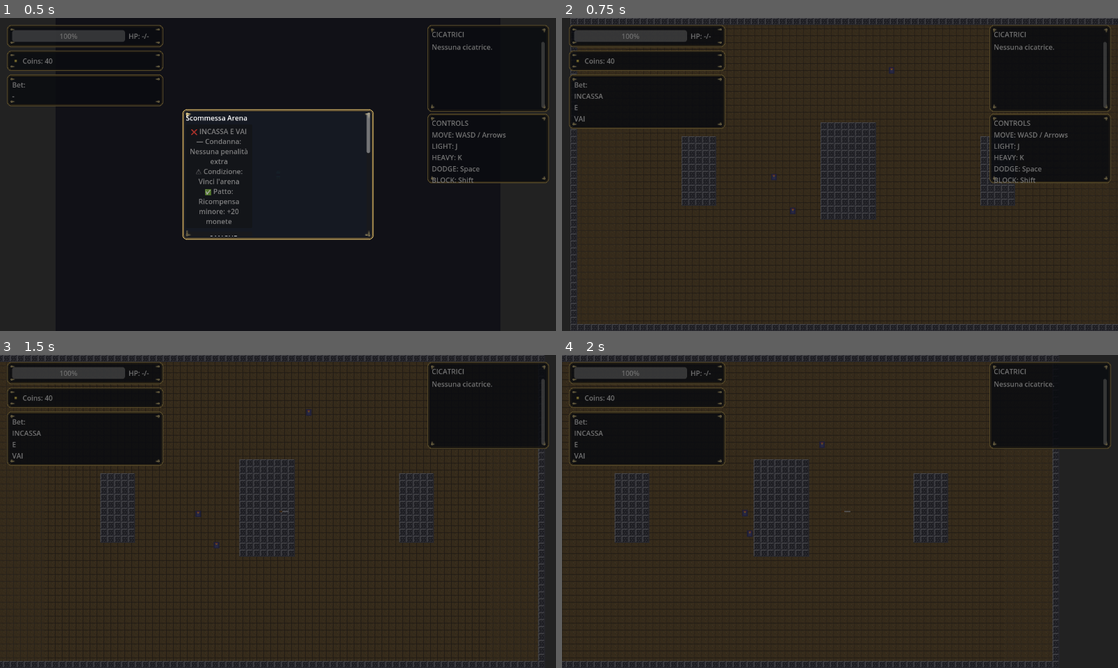
Above: before the commit, frames 1-4 (two rows, left to right).
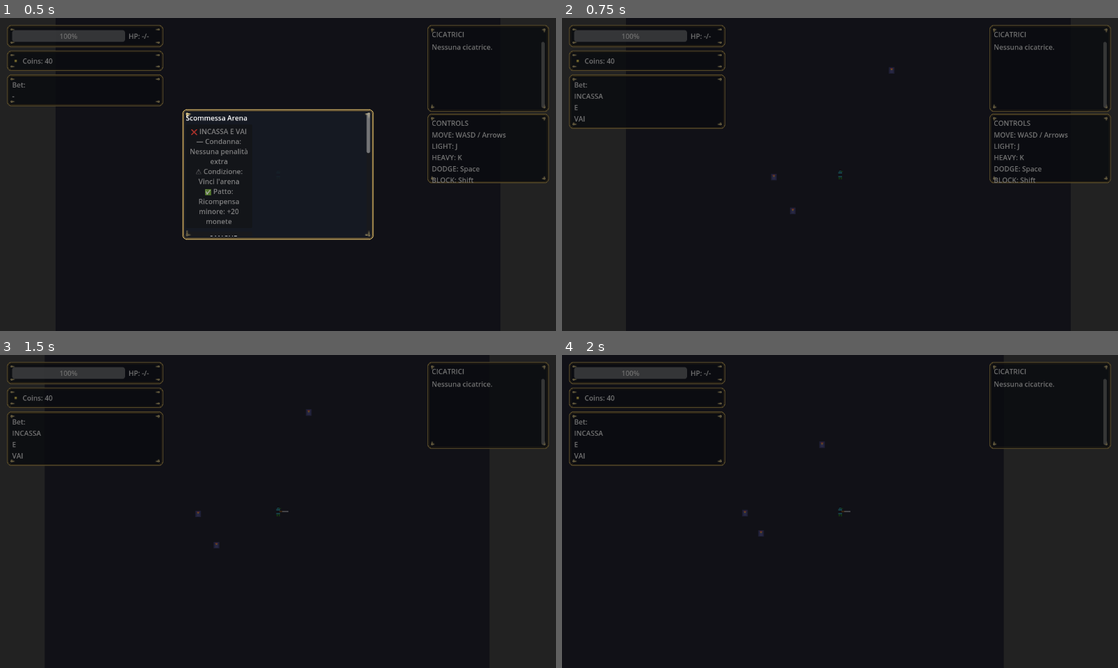
Above: after the commit, the same moments.

Repository: Faratas410/Gallicus-2.0
Game: Godot game, scene res://scenes/Main.tscn
Same seed, same stepped clock (60 frames per second), same inputs: the game is played once before the commit and once after it.
Inputs (mouse positions are in pixels of both pictures, inside the frame that each line leads up to):
- Up to frame 1 (0.5 s): no input
- Up to frame 2 (0.75 s): click "❌ INCASSA E VAI — Condanna: N…" at 0.5 s
- Up to frame 3 (1.5 s): tap Enter at 1.25 s; move the mouse to (400, 495) at 1.27 s; hold D (move_right) from 1.28 s (still down); tap K (attack_heavy) at 1.35 s; click (400, 495) at 1.42 s
- Up to frame 4 (2 s): keep holding D (move_right)

Frame 1 is identical in both runs. In frame 2, 52% of the frame differs, in the area x 1-100%, y 0-100%; in frame 3, 54%; in frame 4, 59%, in the area x 0-90%, y 0-100%.
Error after the commit: Parse Error: Identifier "collision_layer" not declared in the current scope. (res://scripts/arena_tilemap.gd:22)

Commit message:
Fix entity visibility and tilemap collisions

Diff:
--- a/scenes/Player.tscn
+++ b/scenes/Player.tscn
@@ -27,6 +27,7 @@
 texture = ExtResource("2")
 centered = true
 texture_filter = 2
+z_index = 5
 
 [node name="SwordSprite" type="Sprite2D" parent="."]
 position = Vector2(10, -10)
--- a/scenes/arenas/Arena_01_TrainingYard.tscn
+++ b/scenes/arenas/Arena_01_TrainingYard.tscn
@@ -30,6 +30,8 @@
 layout_id = 1
 
 [node name="Bounds" type="StaticBody2D" parent="."]
+collision_layer = 0
+collision_mask = 0
 [node name="Col_00" type="CollisionShape2D" parent="Bounds"]
 shape = SubResource("RectangleShape2D_1")
 position = Vector2(640.00, 16.00)
--- a/scenes/arenas/Arena_02_OwlSanctum.tscn
+++ b/scenes/arenas/Arena_02_OwlSanctum.tscn
@@ -30,6 +30,8 @@
 layout_id = 2
 
 [node name="Bounds" type="StaticBody2D" parent="."]
+collision_layer = 0
+collision_mask = 0
 [node name="Col_00" type="CollisionShape2D" parent="Bounds"]
 shape = SubResource("RectangleShape2D_1")
 position = Vector2(640.00, 16.00)
--- a/scenes/arenas/Arena_03_SandPit.tscn
+++ b/scenes/arenas/Arena_03_SandPit.tscn
@@ -30,6 +30,8 @@
 layout_id = 3
 
 [node name="Bounds" type="StaticBody2D" parent="."]
+collision_layer = 0
+collision_mask = 0
 [node name="Col_00" type="CollisionShape2D" parent="Bounds"]
 shape = SubResource("RectangleShape2D_1")
 position = Vector2(640.00, 16.00)
--- a/scenes/arenas/Arena_04_IronCorridor.tscn
+++ b/scenes/arenas/Arena_04_IronCorridor.tscn
@@ -30,6 +30,8 @@
 layout_id = 4
 
 [node name="Bounds" type="StaticBody2D" parent="."]
+collision_layer = 0
+collision_mask = 0
 [node name="Col_00" type="CollisionShape2D" parent="Bounds"]
 shape = SubResource("RectangleShape2D_1")
 position = Vector2(640.00, 16.00)
--- a/scenes/pickups/Pickup_Coins.tscn
+++ b/scenes/pickups/Pickup_Coins.tscn
@@ -22,3 +22,4 @@
 centered = true
 texture_filter = 2
 scale = Vector2(2, 2)
+z_index = 5
--- a/scenes/pickups/Pickup_Heal.tscn
+++ b/scenes/pickups/Pickup_Heal.tscn
@@ -22,3 +22,4 @@
 centered = true
 texture_filter = 2
 scale = Vector2(2, 2)
+z_index = 5
--- a/scenes/pickups/Pickup_SpeedBoost.tscn
+++ b/scenes/pickups/Pickup_SpeedBoost.tscn
@@ -23,3 +23,4 @@
 centered = true
 texture_filter = 2
 scale = Vector2(2, 2)
+z_index = 5
--- a/scripts/arena_tilemap.gd
+++ b/scripts/arena_tilemap.gd
@@ -18,6 +18,9 @@
 
 func _ready() -> void:
 	texture_filter = CanvasItem.TEXTURE_FILTER_NEAREST
+	z_index = -10
+	collision_layer = 2
+	collision_mask = 0
 	_setup_tileset()
 	_build_layout()
 
@@ -33,8 +36,22 @@
 
 	var wall_source: TileSetAtlasSource = _make_source(wall_texture)
 	_wall_source_id = new_tile_set.add_source(wall_source)
+	_apply_wall_collision(wall_source)
 
 	tile_set = new_tile_set
+
+func _apply_wall_collision(source: TileSetAtlasSource) -> void:
+	var tile_data: TileData = source.get_tile_data(ATLAS_COORDS)
+	if tile_data == null:
+		return
+	tile_data.set_collision_polygons_count(0, 1)
+	var points: PackedVector2Array = PackedVector2Array([
+		Vector2(0.0, 0.0),
+		Vector2(TILE_SIZE, 0.0),
+		Vector2(TILE_SIZE, TILE_SIZE),
+		Vector2(0.0, TILE_SIZE)
+	])
+	tile_data.set_collision_polygon(0, 0, points)
 
 func _make_source(texture: Texture2D) -> TileSetAtlasSource:
 	var source: TileSetAtlasSource = TileSetAtlasSource.new()
